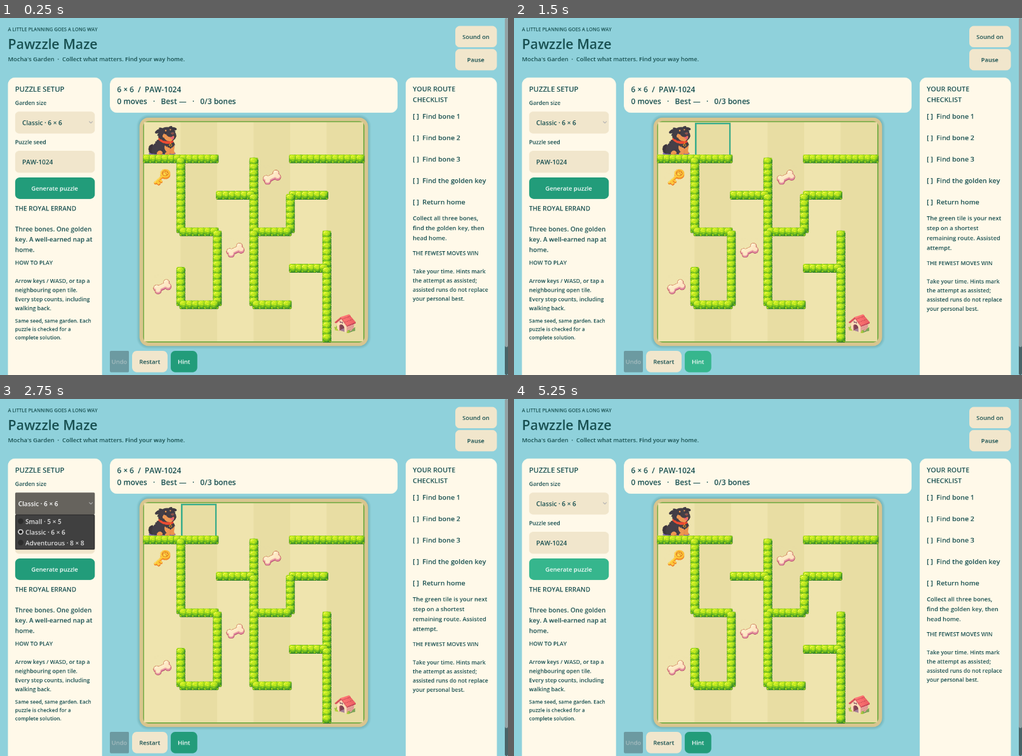
Above: before the commit, frames 1-4 (two rows, left to right).
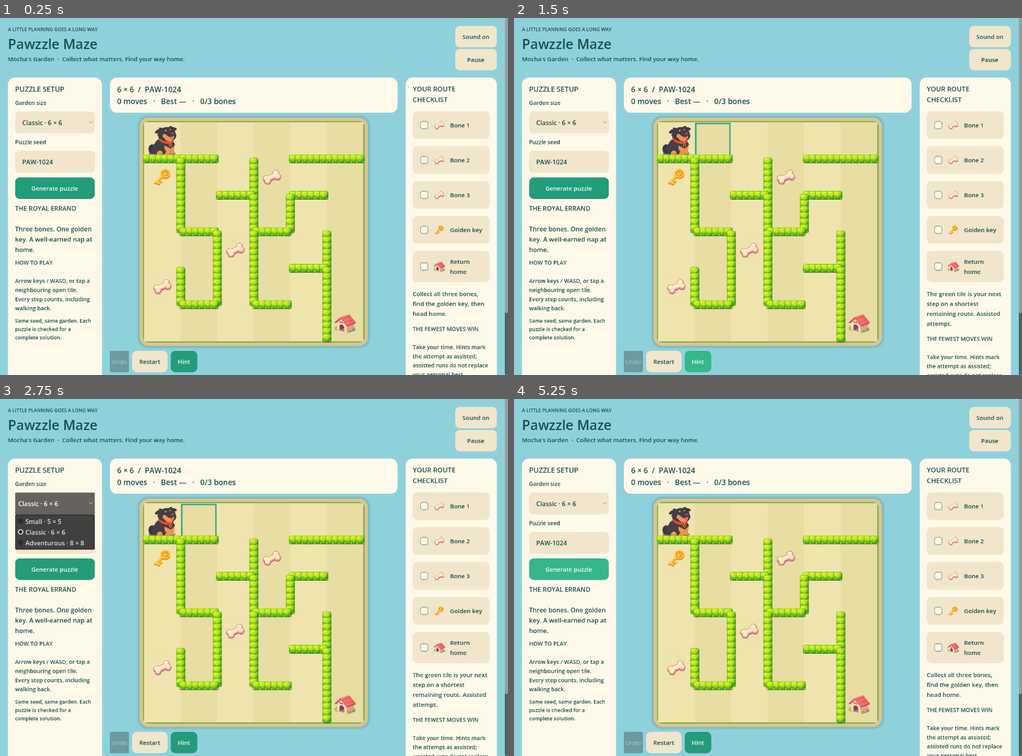
Above: after the commit, the same moments.

Repository: timothylee58/Pawzzle-Maze
Game: Godot game, scene res://garden/main.tscn
Two runs of this game, one before a commit and one after it. Both use one fixed random seed, a clock stepped at 60 frames per second and the inputs below. Sound files missing from this copy of the repository are replaced by a short silence.
Inputs:
- Up to frame 1 (0.25 s): no input
- Up to frame 2 (1.5 s): click "Restart" at 0.5 s; click "Hint" at 1.25 s
- Up to frame 3 (2.75 s): click "Classic · 6 × 6" at 2 s
- Up to frame 4 (5.25 s): click "Classic · 6 × 6" at 2.75 s; click "Restart" at 3.5 s; click "Restart" at 4.25 s; click "Generate puzzle" at 5 s

The runs differ from the first frame. In frame 1, 6.6% of the frame differs, in the area x 81-100%, y 26-100%; in frame 2, 6.7%; in frame 3, 6.7%; in frame 4, 6.6%.

Commit message:
Show objective sprites and labeled direction controls

Diff:
--- a/games/godot/garden/main.gd
+++ b/games/godot/garden/main.gd
@@ -15,7 +15,11 @@
 var seed_input: LineEdit
 var stats: Label
 var status: Label
-var checklist: Label
+var objective_rows: Array = []
+var objective_checks: Array = []
+var objective_labels: Array = []
+var checked_icon: Texture2D
+var unchecked_icon: Texture2D
 var result: Label
 var sound: Button
 var undo_button: Button
@@ -65,6 +69,18 @@
 	node.add_theme_color_override("font_hover_color", Color.WHITE if primary else Color("#174f50"))
 	node.pressed.connect(action)
 	return node
+
+func _svg_icon(body: String) -> Texture2D:
+	var image := Image.new()
+	image.load_svg_from_string('<svg xmlns="http://www.w3.org/2000/svg" width="24" height="24" viewBox="0 0 24 24">' + body + '</svg>')
+	return ImageTexture.create_from_image(image)
+
+func _arrow_icon(direction: Vector2i) -> Texture2D:
+	var angle := 0
+	if direction == Vector2i.RIGHT: angle = 90
+	elif direction == Vector2i.DOWN: angle = 180
+	elif direction == Vector2i.LEFT: angle = 270
+	return _svg_icon('<path transform="rotate(%d 12 12)" d="M12 3 3 12h6v9h6v-9h6z" fill="#174f50"/>' % angle)
 
 func _ready() -> void:
 	set_anchors_and_offsets_preset(Control.PRESET_FULL_RECT)
@@ -153,15 +169,39 @@
 	toolbar.add_child(undo_button)
 	toolbar.add_child(button("Restart", restart))
 	toolbar.add_child(button("Hint", show_hint, true))
-	var directions := HBoxContainer.new()
-	directions.alignment = BoxContainer.ALIGNMENT_CENTER
-	directions.add_theme_constant_override("separation", 8)
-	play_panel.add_child(directions)
-	for entry in [["←", Vector2i.LEFT], ["↑", Vector2i.UP], ["↓", Vector2i.DOWN], ["→", Vector2i.RIGHT]]:
+	var movement_title := label("MOVE MOCHA", 14)
+	movement_title.horizontal_alignment = HORIZONTAL_ALIGNMENT_CENTER
+	play_panel.add_child(movement_title)
+	var directions_center := CenterContainer.new()
+	play_panel.add_child(directions_center)
+	var directions := GridContainer.new()
+	directions.columns = 3
+	directions.add_theme_constant_override("h_separation", 8)
+	directions.add_theme_constant_override("v_separation", 6)
+	directions_center.add_child(directions)
+	for entry in [["", Vector2i.ZERO], ["Up", Vector2i.UP], ["", Vector2i.ZERO], ["Left", Vector2i.LEFT], ["Down", Vector2i.DOWN], ["Right", Vector2i.RIGHT]]:
+		if entry[0] == "":
+			directions.add_child(Control.new())
+			continue
 		var direction: Vector2i = entry[1]
 		var control := button(entry[0], func(): move_direction(direction))
-		control.custom_minimum_size.x = 48
+		control.name = "Move" + entry[0]
+		control.icon = _arrow_icon(direction)
+		control.expand_icon = true
+		control.add_theme_constant_override("icon_max_width", 20)
+		control.add_theme_font_size_override("font_size", 14)
+		for appearance in ["normal", "hover", "pressed"]:
+			var compact := control.get_theme_stylebox(appearance).duplicate() as StyleBoxFlat
+			compact.content_margin_left = 8
+			compact.content_margin_right = 8
+			control.add_theme_stylebox_override(appearance, compact)
+		control.custom_minimum_size = Vector2(82, 48)
+		control.focus_mode = Control.FOCUS_NONE
+		control.tooltip_text = "Move Mocha " + entry[0].to_lower()
 		directions.add_child(control)
+	var movement_help := label("Click a direction, use arrow keys / WASD, or tap an open neighbouring tile.", 13)
+	movement_help.horizontal_alignment = HORIZONTAL_ALIGNMENT_CENTER
+	play_panel.add_child(movement_help)
 	objectives_panel = panel()
 	objectives_panel.custom_minimum_size.x = 230
 	layout.add_child(objectives_panel)
@@ -169,8 +209,33 @@
 	objectives.add_theme_constant_override("separation", 18)
 	objectives_panel.add_child(objectives)
 	objectives.add_child(label("YOUR ROUTE CHECKLIST", 17))
-	checklist = label("", 17)
-	objectives.add_child(checklist)
+	checked_icon = _svg_icon('<rect x="2" y="2" width="20" height="20" rx="5" fill="#229c7a"/><path d="m6 12 4 4 8-9" fill="none" stroke="#ffffff" stroke-width="2.5" stroke-linecap="round" stroke-linejoin="round"/>')
+	unchecked_icon = _svg_icon('<rect x="2" y="2" width="20" height="20" rx="5" fill="#fff9e9" stroke="#8ca89c" stroke-width="2"/>')
+	for entry in [["bone", "Bone 1"], ["bone", "Bone 2"], ["bone", "Bone 3"], ["key", "Golden key"], ["dog_house", "Return home"]]:
+		var row := PanelContainer.new()
+		row.add_theme_stylebox_override("panel", style("#f1e6cc", 12))
+		objectives.add_child(row)
+		objective_rows.append(row)
+		var items := HBoxContainer.new()
+		items.add_theme_constant_override("separation", 8)
+		row.add_child(items)
+		var check := TextureRect.new()
+		check.texture = unchecked_icon
+		check.custom_minimum_size = Vector2(22, 22)
+		check.expand_mode = TextureRect.EXPAND_IGNORE_SIZE
+		check.stretch_mode = TextureRect.STRETCH_KEEP_ASPECT_CENTERED
+		items.add_child(check)
+		objective_checks.append(check)
+		var sprite := TextureRect.new()
+		sprite.texture = load("res://Sprites/textures/" + entry[0] + ".png")
+		sprite.custom_minimum_size = Vector2(38, 38)
+		sprite.expand_mode = TextureRect.EXPAND_IGNORE_SIZE
+		sprite.stretch_mode = TextureRect.STRETCH_KEEP_ASPECT_CENTERED
+		items.add_child(sprite)
+		var caption := label(entry[1], 15)
+		caption.size_flags_horizontal = Control.SIZE_EXPAND_FILL
+		items.add_child(caption)
+		objective_labels.append(caption)
 	status = label("", 15)
 	objectives.add_child(status)
 	objectives.add_child(label("THE FEWEST MOVES WIN\n\nTake your time. Hints mark the attempt as assisted; assisted runs do not replace your personal best.", 14))
@@ -318,10 +383,11 @@
 	for i in 3:
 		if state.mask & (1 << i): count += 1
 	stats.text = "%d × %d  /  %s\n%d moves   ·   Best %s   ·   %d/3 bones" % [level.size, level.size, level.seed, state.moves, str(saves.bests.get(best_key(), "—")), count]
-	checklist.text = ""
-	for i in 3:
-		checklist.text += ("%s  Find bone %d\n\n" % ["[x]" if state.mask & (1 << i) else "[ ]", i + 1])
-	checklist.text += "%s  Find the golden key\n\n%s  Return home" % ["[x]" if state.key else "[ ]", "[x]" if rules.won(level, state) else "[ ]"]
+	for i in 5:
+		var complete: bool = bool(state.mask & (1 << i)) if i < 3 else bool(state.key) if i == 3 else rules.won(level, state)
+		objective_checks[i].texture = checked_icon if complete else unchecked_icon
+		objective_rows[i].add_theme_stylebox_override("panel", style("#dcefdc" if complete else "#f1e6cc", 12))
+		objective_rows[i].tooltip_text = "Completed" if complete else "Still to collect" if i < 4 else "Collect the bones and key, then reach home"
 	undo_button.disabled = history.is_empty()
 	board.show_board(level, state, history, hint_cell)
 
Not shown, changed: docs/GODOT_GARDEN_RELEASE.md
Not shown, changed: releases/pawzzle-mochas-garden-gamepix.zip
